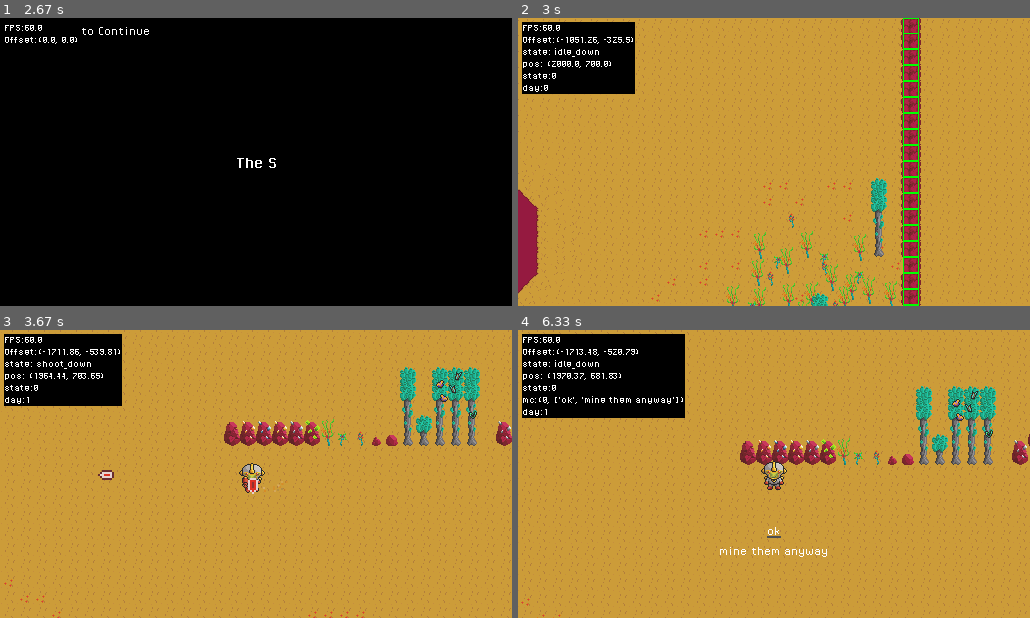
Above: before the commit, frames 1-4 (two rows, left to right).
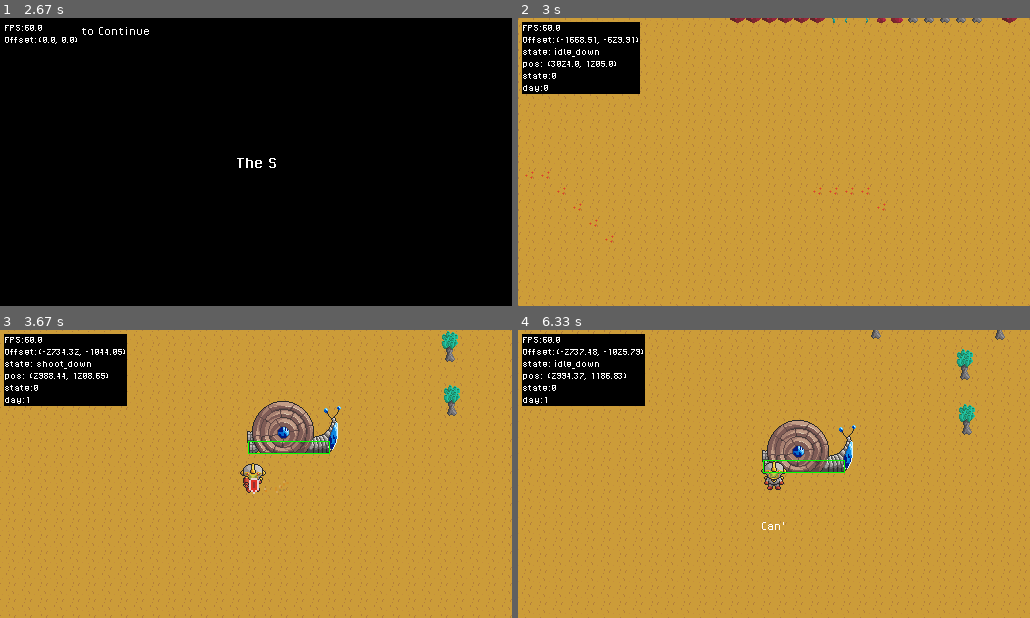
Above: after the commit, the same moments.

Repository: VantaTree/ChronoPilots
Game: pygame game, started from main.py
Same seed, same stepped clock (60 frames per second), same inputs: the game is played once before the commit and once after it.
Inputs (mouse positions are in pixels of both pictures, inside the frame that each line leads up to):
- Up to frame 1 (2.67 s): click "START" at 0.38 s; click (419, 153) at 0.72 s; tap Space at 1, 1.4, 1.7 s; click (71, 153) at 2.38 s
- Up to frame 2 (3 s): tap Esc at 2.67 s
- Up to frame 3 (3.67 s): hold A 3-3.53 s; tap Space at 3.07, 3.37, 3.63 s; hold S from 3.57 s (still down)
- Up to frame 4 (6.33 s): release S at 3.87 s; hold A 3.9-4.3 s; tap Space at 3.97, 4.27, 4.4, 4.8, 5.1, 5.47, 5.87, 6.17 s; hold W 4.33-4.7 s; hold D 4.73-5.37 s; hold S 5.4-5.77 s; hold A 5.8-6.27 s; hold D from 6.3 s (still down)

Frame 1 is identical in both runs. In frame 2, 15% of the frame differs, in the area x 0-100%, y 0-100%; in frame 3, 13%; in frame 4, 17%.

Commit message:
defined pilot's start positions

Diff:
--- a/modules/level.py
+++ b/modules/level.py
@@ -87,7 +87,7 @@
 
     def init_overworld(self):
 
-        SpaceShip1(self.master, [self.master.camera.draw_sprite_grp, self.obj_grp], (1848, 488), self.object_hitboxes)
+        SpaceShip1(self.master, [self.master.camera.draw_sprite_grp, self.obj_grp], (3024, 1169), self.object_hitboxes)
         Enemy(self.master, [self.master.camera.draw_sprite_grp, self.enemy_grp], (688, 232), "test")
 
         self.maroon_overlay = pygame.Surface(self.screen.get_size())
@@ -111,11 +111,11 @@
     def change_pilot(self, which_pilot):
 
         if which_pilot == 2:
-            SpaceShip2(self.master, [self.master.camera.draw_sprite_grp, self.obj_grp], (1848, 988), self.object_hitboxes)
+            SpaceShip2(self.master, [self.master.camera.draw_sprite_grp, self.obj_grp], (2624, 1360), self.object_hitboxes)
         if which_pilot == 3:
-            SpaceShip3(self.master, [self.master.camera.draw_sprite_grp, self.obj_grp], (2250, 988), self.object_hitboxes)
+            SpaceShip3(self.master, [self.master.camera.draw_sprite_grp, self.obj_grp], (1136, 320), self.object_hitboxes)
         if which_pilot == 4:
-            SpaceShip4(self.master, [self.master.camera.draw_sprite_grp, self.obj_grp], (2250, 488), self.object_hitboxes)
+            SpaceShip4(self.master, [self.master.camera.draw_sprite_grp, self.obj_grp], (342, 1300), self.object_hitboxes)
 
         for obj in self.obj_grp.sprites():
             obj.change_pilot(which_pilot)
--- a/modules/player.py
+++ b/modules/player.py
@@ -16,10 +16,10 @@
     (MATERIAL_SPRITE)
 
 PILOT_POSITION = [ None,
-    (1, 1),
-    (1, 1),
-    (1, 1),
-    (1, 1),
+    (3024, 1169+36),
+    (2624, 1360+36),
+    (1136,  320+36),
+    (342,  1300+36),
 ]
 
 class Player(pygame.sprite.Sprite):
@@ -31,9 +31,10 @@
         self.master.player = self
         self.screen = pygame.display.get_surface()
 
-        pos = (196*16, 71*16)
-        pos = (2000, 700)
+        # pos = (196*16, 71*16)
+        # pos = (2000, 700)
         # pos = (300, 300)
+        pos = PILOT_POSITION[self.master.game.which_pilot]
 
         self.all_pilot_anims = [None]
         for i in range(1, 5):
@@ -229,6 +230,7 @@
         self.has_final_resource = False
         self.weapon_upgraded = False
         self.facing_direc.update(0, 1)
+        self.hitbox.midbottom = PILOT_POSITION[self.master.game.which_pilot]
 
         self.attack_cooldown.stop()
         self.attack_for.stop()
